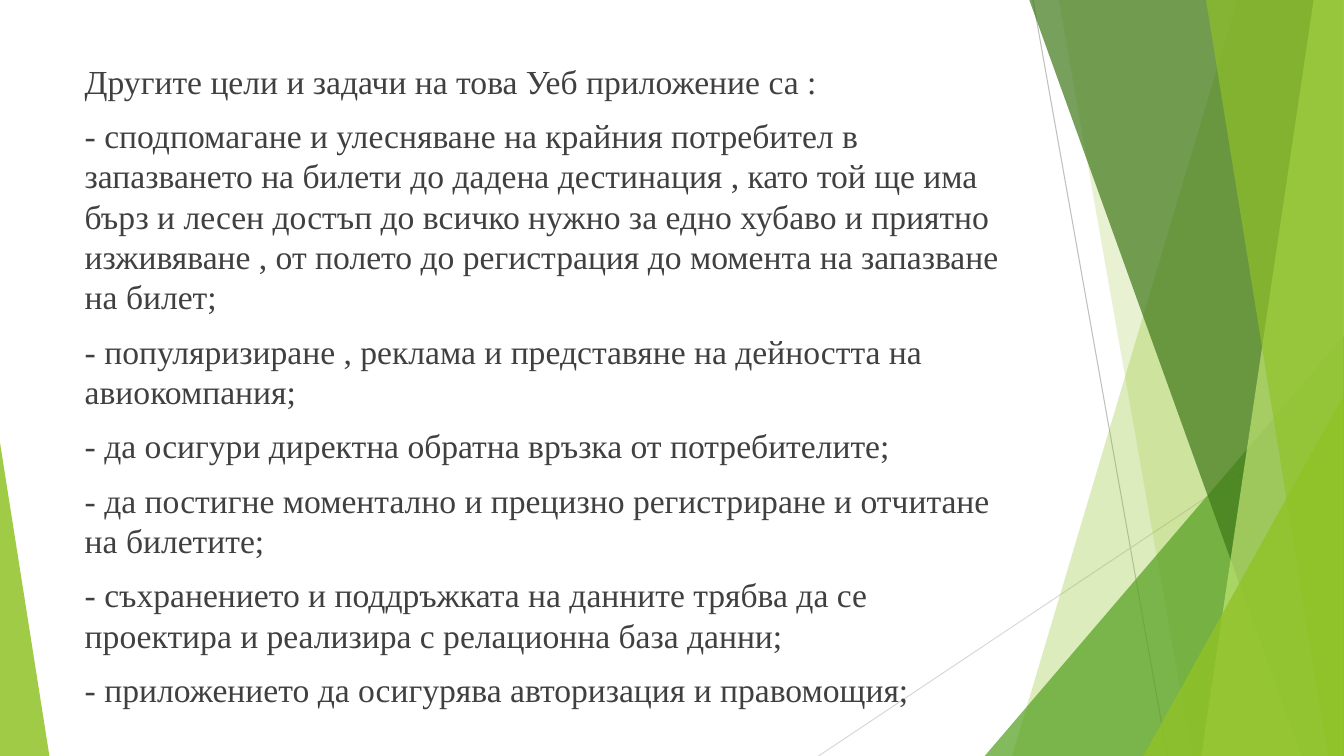
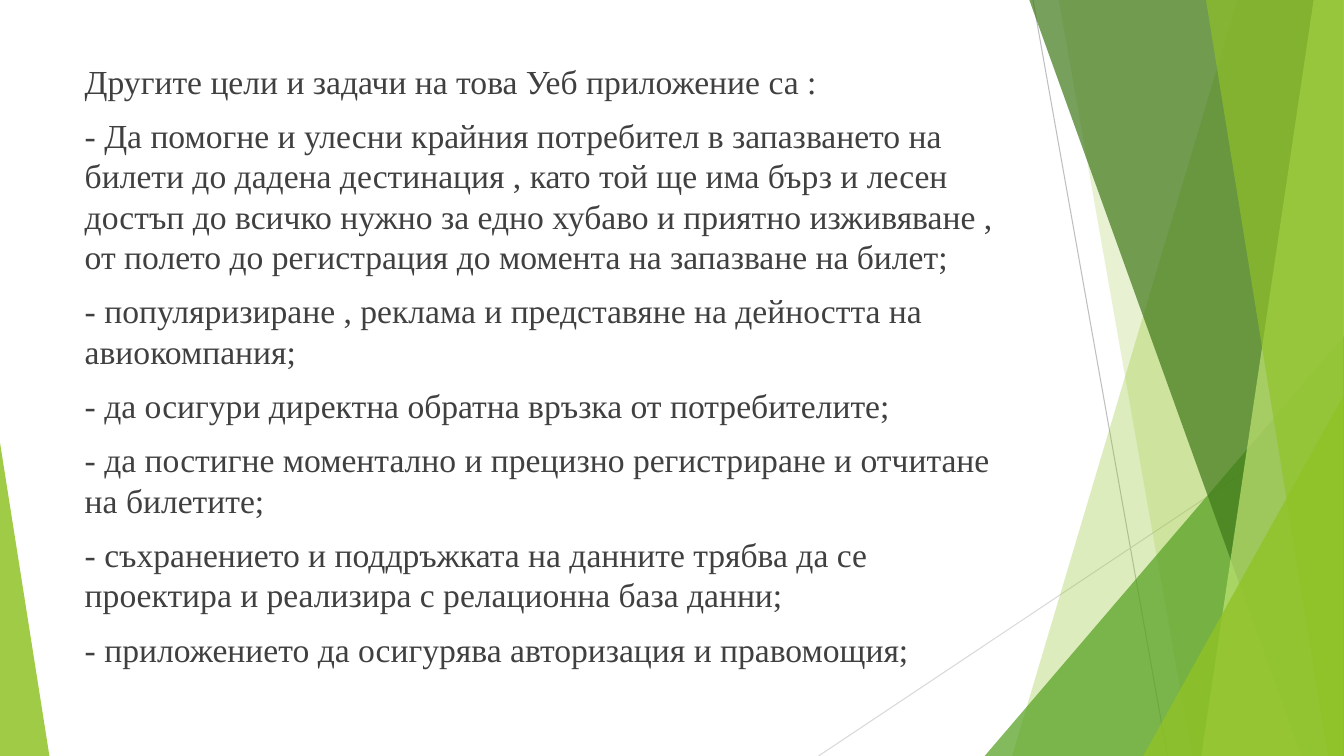
Before and after one commit to naskokolevmaka/Diploment-Proekt, a slide deck: slide 5 of Дипломна работа - Атанас Георгиев Колев - Презентация.pptx. Drawn at 1344x756 pixels with LibreOffice and Linux fonts; fonts in the diff are those of the drawing. Boxes give left, top, right and bottom in pixels: in the first picture for what was removed or moved away, otherwise in the second. Text is boxed around its words. In the diff, an @@ line names an element or a change of style, - is before the commit and + after.

```diff
--- a/Дипломна работа - Атанас Георгиев Колев - Презентация.pptx
+++ b/Дипломна работа - Атанас Георгиев Колев - Презентация.pptx
@@ text at box(85, 124, 976, 276): text changed @@
-- сподпомагане и улесняване на крайния потребител в запазването на билети до дадена дестинация , като той ще има бърз и лесен достъп до всичко нужно за едно хубаво и приятно изживяване , от полето до регистрация до момента на запазване на билет;
+- Да помогне и улесни крайния потребител в запазването на билети до дадена дестинация , като той ще има бърз и лесен достъп до всичко нужно за едно хубаво и приятно изживяване , от полето до регистрация до момента на запазване на билет;
```
Also in this commit, not shown: 4 other slides changed, 1 slide added.
